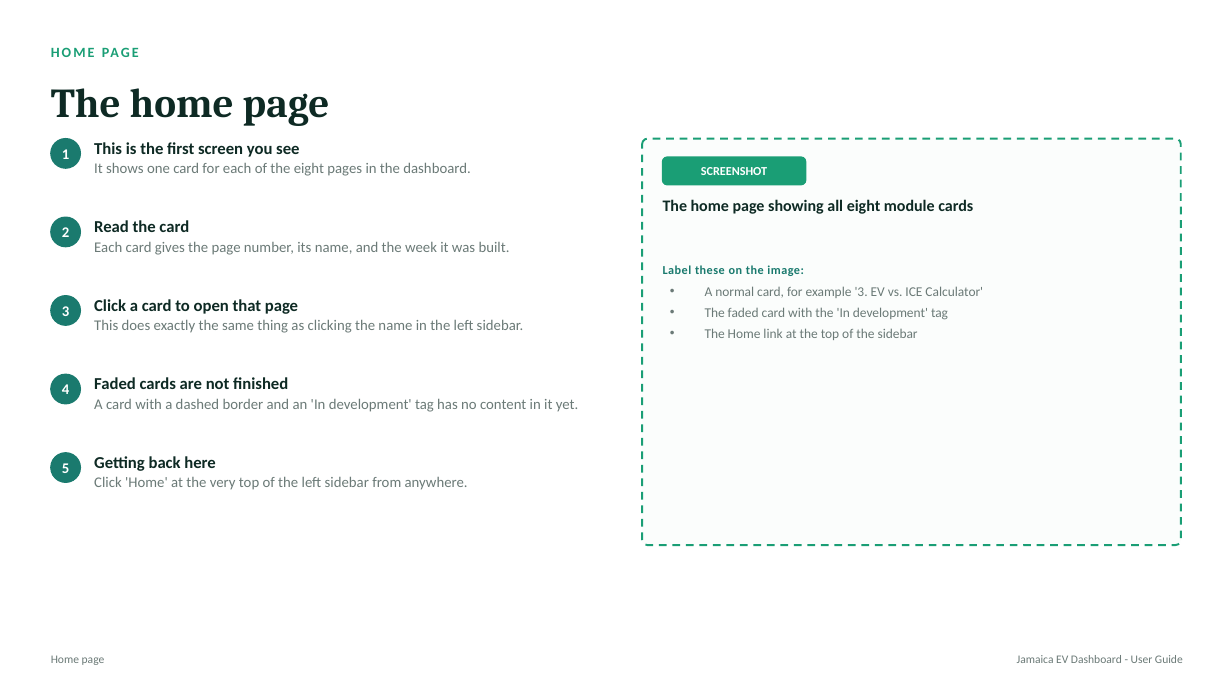
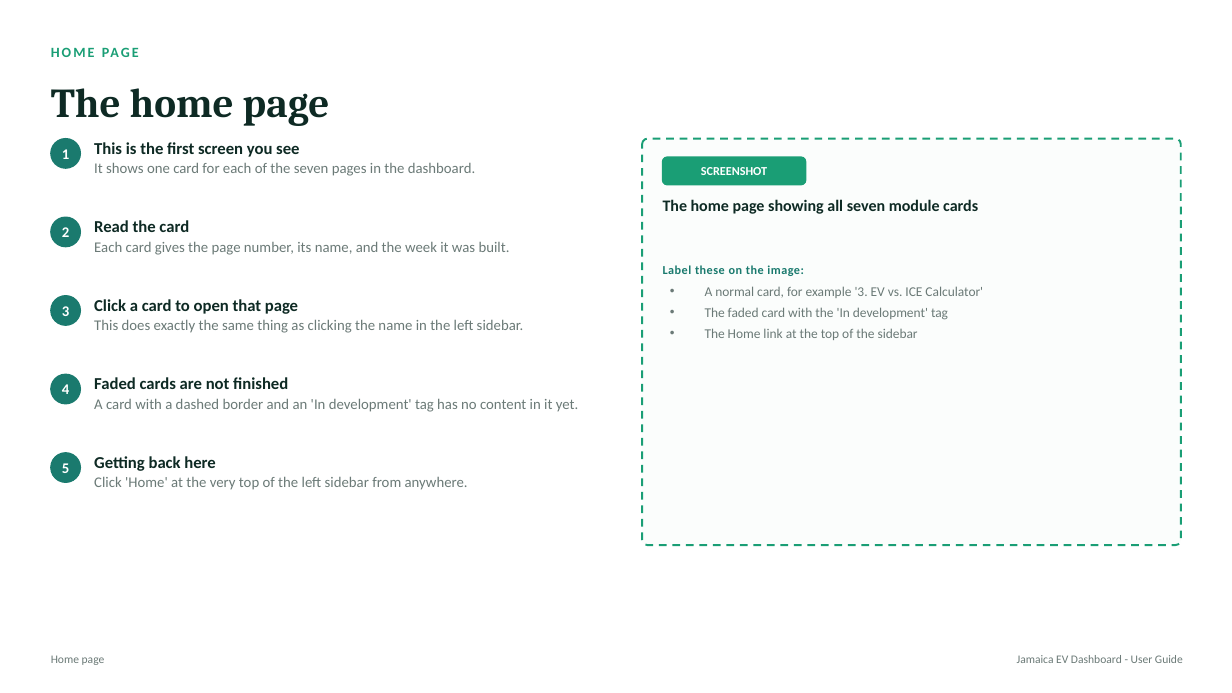
Before and after one commit to andsmart01-sketch/EV-Lab-UWI, a slide deck: slide 5 of docs/EV_Dashboard_User_Guide.pptx. Drawn at 1232x693 pixels with LibreOffice and Linux fonts; fonts in the diff are those of the drawing. Boxes give left, top, right and bottom in pixels: in the first picture for what was removed or moved away, otherwise in the second. Text is boxed around its words. In the diff, an @@ line names an element or a change of style, - is before the commit and + after.

Commit message:
Remove Route Cost Map placeholder module
The module was never started: no mapping data source was agreed and no
corridor distances were measured, so it could not have been populated
without inventing the numbers it displayed.

Removes tab-2 from MODULE_INFO, NAV_ICONS, serve_layout and the
instructions panel, and deletes placeholder_layout and the
MODULES_IN_DEVELOPMENT mechanism, which had nothing left to mark.

Display numbers shift: what was 6, 7 and 8 is now 5, 6 and 7. Guide
renumbered from 34 slides to 33. Report Section 1.4 now says seven
modules and Section 8.3 carries the route map as further work with the
blocker stated.

Also ignores Office ~$ lock files.

```diff
--- a/docs/EV_Dashboard_User_Guide.pptx
+++ b/docs/EV_Dashboard_User_Guide.pptx
@@ text at (x1=94, y1=163, x2=475, y2=176): text changed @@
-It shows one card for each of the eight pages in the dashboard.
+It shows one card for each of the seven pages in the dashboard.
@@ text at (x1=663, y1=199, x2=978, y2=214): text changed @@
-The home page showing all eight module cards
+The home page showing all seven module cards
```
Also in this commit, not shown: 13 other slides changed, 1 slide removed, 8 other files.
